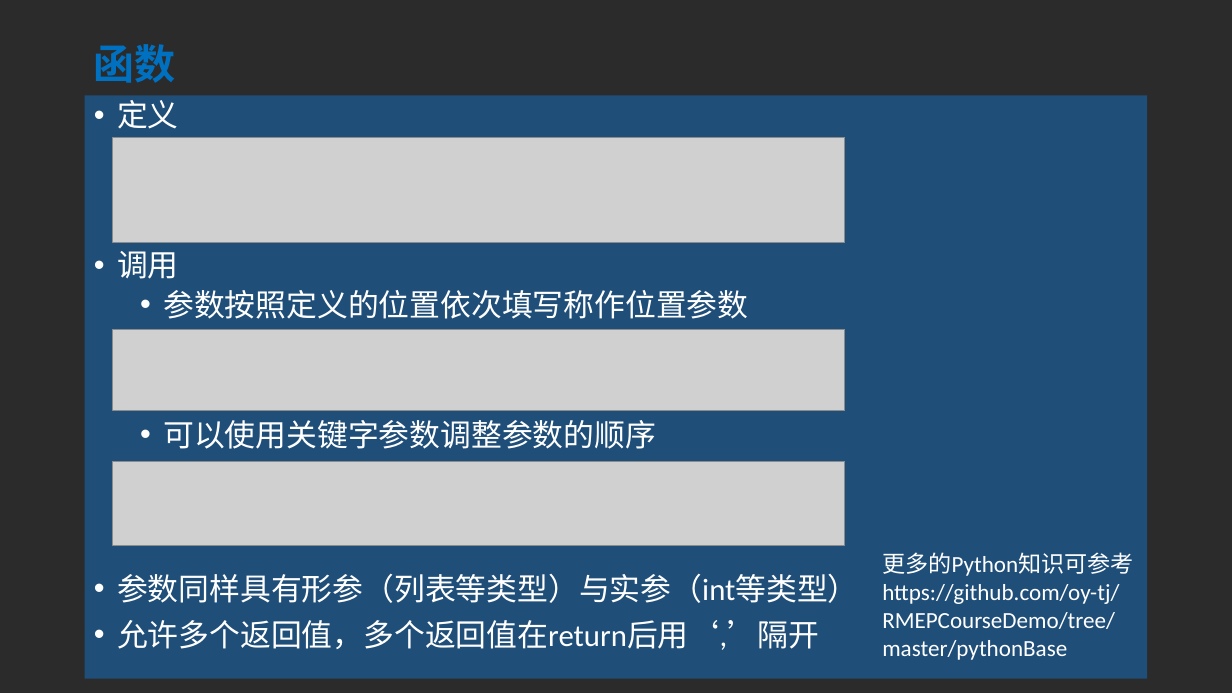
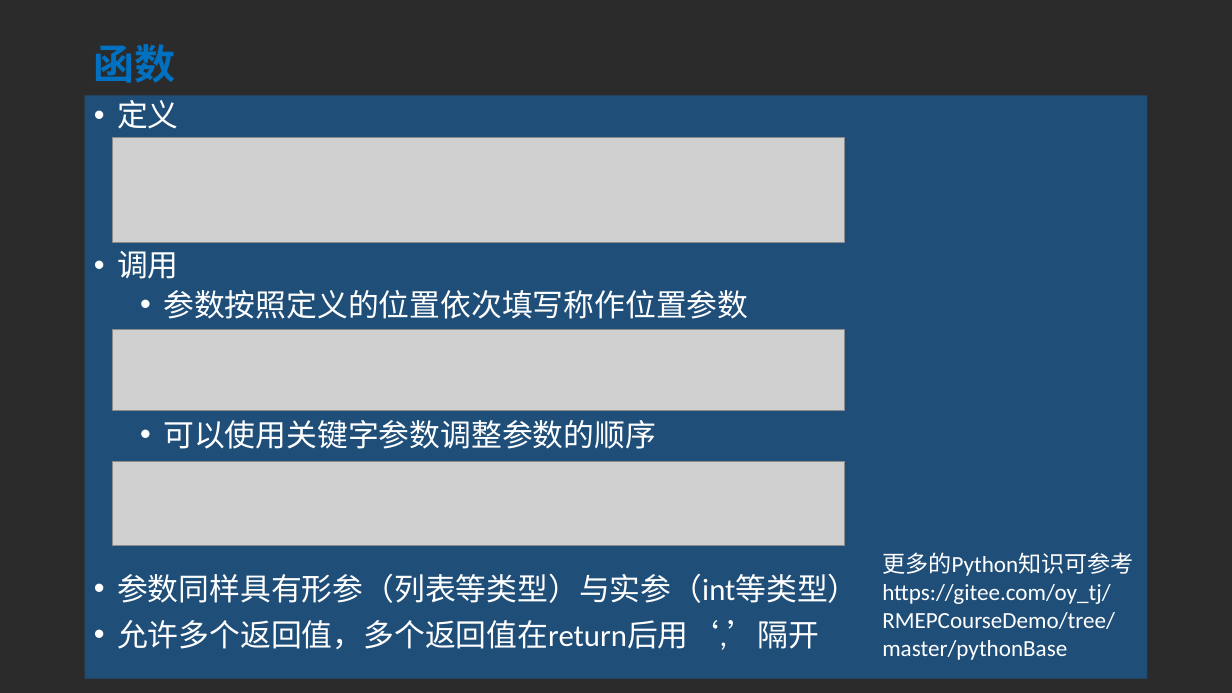
Before and after one commit to oy-tj/RMEPCourseDemo, a slide deck: slide 12 of 02 python基础/02-2 Python基础.pptx. Drawn at 1232x693 pixels with LibreOffice and Linux fonts; fonts in the diff are those of the drawing; grey boxes stand for pictures; background and template pictures are left out; a plain dark background stands for a picture behind light text. Boxes give left, top, right and bottom in pixels: in the first picture for what was removed or moved away, otherwise in the second. Text is boxed around its words. In the diff, an @@ line names an element or a change of style, - is before the commit and + after.

Commit message:
modified url of exp in 02,url is changed to gitee

```diff
--- a/02 python基础/02-2 Python基础.pptx
+++ b/02 python基础/02-2 Python基础.pptx
@@ text "定义" at [85, 95, 1148, 678]: text colour #CCE8CF to #FFFFFF @@
@@ text at [882, 584, 1115, 660]: text changed; text colour #CCE8CF to #FFFFFF @@
-https://github.com/oy-tj/RMEPCourseDemo/tree/master/pythonBase
+https://gitee.com/oy_tj/RMEPCourseDemo/tree/master/pythonBase
```
Also in this commit, not shown: 13 other slides changed.
